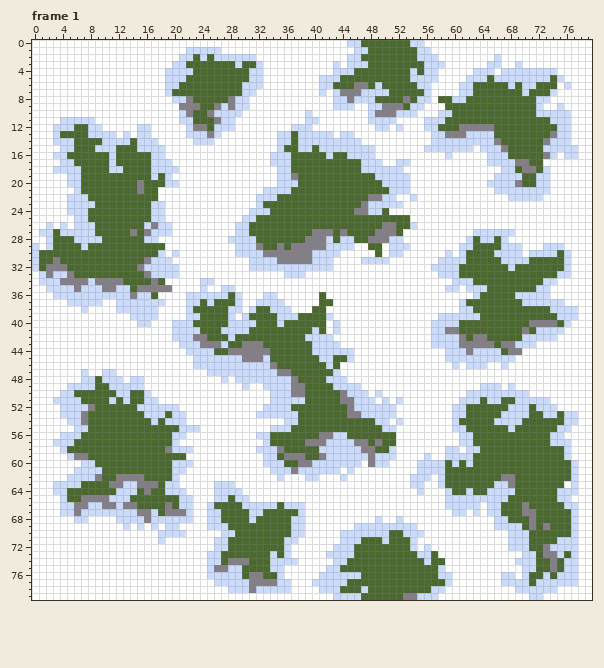
Edited in one commit: pixel-art file (rawAssets/snowyGrass.aseprite). The picture above is the old version.
80x80 pixels, 1 frame. Shown: frame 1. The commit also changed other frames, which this record leaves out.
After:
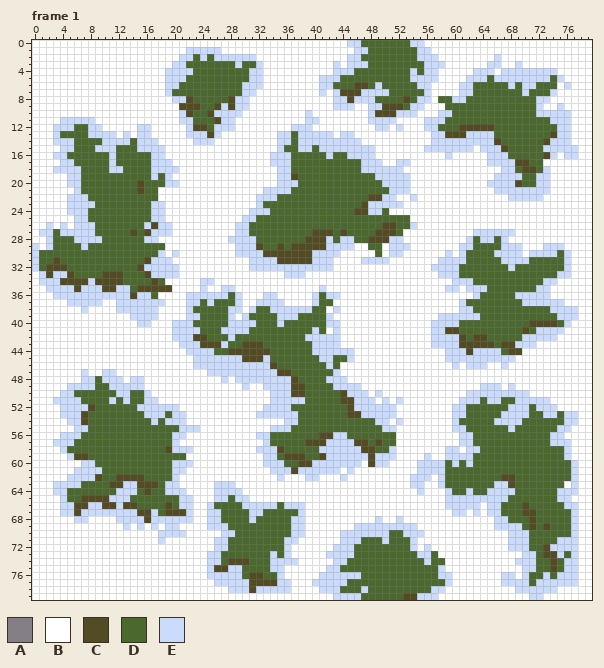
Palette (. is transparent): A #847e87  B #ffffff  C #524b24  D #4b692f  E #cbdbfc
Log entry: Tried to add some depth to snowy grass tile, better but still not satisfied just yet!
Difference:
Frame 1:
y 6: x 46..47 AA -> CC
y 7: x 44..46 AAA -> CCC
y 8: x 22 A -> C; x 28 A -> C; x 45 A -> C; x 53 A -> C
y 9: x 21..23 AAA -> CCC; x 26 A -> C; x 28 A -> C; x 50..52 AAA -> CCC
y 10: x 22 A -> C; x 25 A -> C; x 49..51 AAA -> CCC
y 11: x 26 A -> C
y 12: x 23..24 AA -> CC; x 61..65 AAAAA -> CCCCC
y 13: x 25 A -> C; x 59..61 AAA -> CCC; x 74 A -> C
y 14: x 66 A -> C; x 73 A -> C
y 15: x 67 A -> C
y 16: x 73 A -> C
y 17: x 69..70 AA -> CC
y 18: x 70..71 AA -> CC
y 19: x 37 A -> C
y 20: x 15 A -> C; x 69 A -> C
y 21: x 15 A -> C
y 22: x 48..49 AA -> CC
y 23: x 47 A -> C
y 24: x 46..47 AA -> CC
y 26: x 17 A -> C; x 50..51 AA -> CC
y 27: x 14 A -> C; x 16 A -> C; x 40..42 AAA -> CCC; x 44 A -> C; x 49..51 AAA -> CCC
y 28: x 39..41 AAA -> CCC; x 48..50 AAA -> CCC
y 29: x 32 A -> C; x 35 A -> C; x 37..41 AAAAA -> CCCCC
y 30: x 33..39 AAAAAAA -> CCCCCCC
y 31: x 3 A -> C; x 16 A -> C; x 35..39 AAAAA -> CCCCC
y 32: x 2..4 AAA -> CCC; x 15 A -> C
y 33: x 2 A -> C; x 5 A -> C; x 10..12 DDD -> CCC; x 16 A -> C
y 34: x 4..7 AAAA -> CCCC; x 9..12 AAAA -> CCCC; x 17 A -> C
y 35: x 6 A -> C; x 10..11 AA -> CC; x 15..19 AAAAA -> CCCCC; x 41 B -> E
y 36: x 14 A -> C; x 40 B -> E; x 42..43 BB -> EE
y 37: x 40 B -> E
y 38: x 37..39 BBB -> EEE; x 43 B -> E
y 40: x 42 B -> E; x 71..74 AAAA -> CCCC
y 41: x 59..60 AA -> CC; x 70 A -> C
y 42: x 23..24 AA -> CC; x 43 B -> E; x 61 A -> C; x 63..64 AA -> CC
y 43: x 24..26 AAA -> CCC; x 30..32 AAA -> CCC; x 61..65 AAAAA -> CCCCC; x 67..68 AA -> CC
y 44: x 28..33 AAAAAA -> CCCCCC; x 62 A -> C; x 68..69 AA -> CC
y 45: x 30..32 AAA -> CCC
y 46: x 34 A -> C
y 47: x 35..36 AA -> CC
y 48: x 37 A -> C
y 49: x 37..38 AA -> CC
y 50: x 37..38 AA -> CC; x 44 A -> C
y 51: x 44..45 AA -> CC
y 52: x 8 A -> C; x 45 A -> C
y 53: x 7 A -> C; x 45..46 AA -> CC
y 54: x 7 A -> C
y 56: x 41..42 AA -> CC
y 57: x 39..41 AAA -> CCC; x 46..47 AA -> CC; x 49 A -> C
y 58: x 19 A -> C; x 35 A -> C; x 47..48 AA -> CC
y 59: x 6..7 AA -> CC; x 36..38 AAA -> CCC; x 41 A -> C; x 48 A -> C
y 60: x 38..39 AA -> CC; x 48 A -> C
y 61: x 37 A -> C
y 62: x 9 A -> C; x 12..15 AAAA -> CCCC; x 67..68 AA -> CC
y 63: x 11..12 AA -> CC; x 15..17 AAA -> CCC; x 68 A -> C
y 64: x 16 A -> C
y 65: x 7..10 AAAA -> CCCC
y 66: x 6..7 AA -> CC; x 10..11 AA -> CC; x 13..14 AA -> CC; x 19 A -> C; x 70 A -> C
y 67: x 6 A -> C; x 15..16 AA -> CC; x 19..21 AAA -> CCC; x 70..71 AA -> CC
y 68: x 16 A -> C; x 71 A -> C
y 69: x 71 A -> C; x 73 A -> C
y 72: x 73 A -> C
y 73: x 73..74 AA -> CC
y 74: x 28..30 AAA -> CCC; x 74 A -> C
y 75: x 26..27 AA -> CC; x 74 A -> C
y 76: x 31..32 AA -> CC
y 77: x 31..34 AAAA -> CCCC
y 78: x 31 A -> C
y 79: x 53..54 AA -> CC
